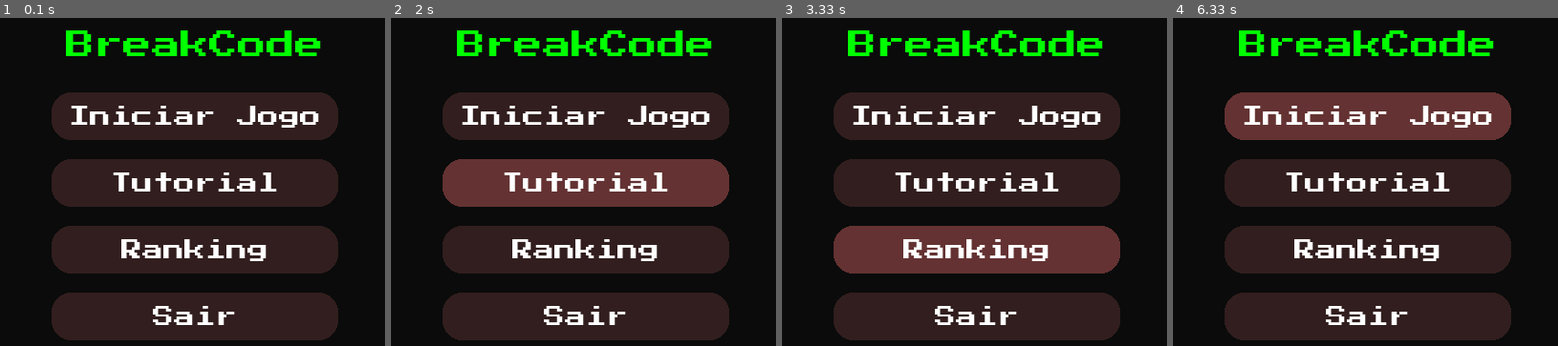
Above: before the commit, frames 1-4 (left to right).
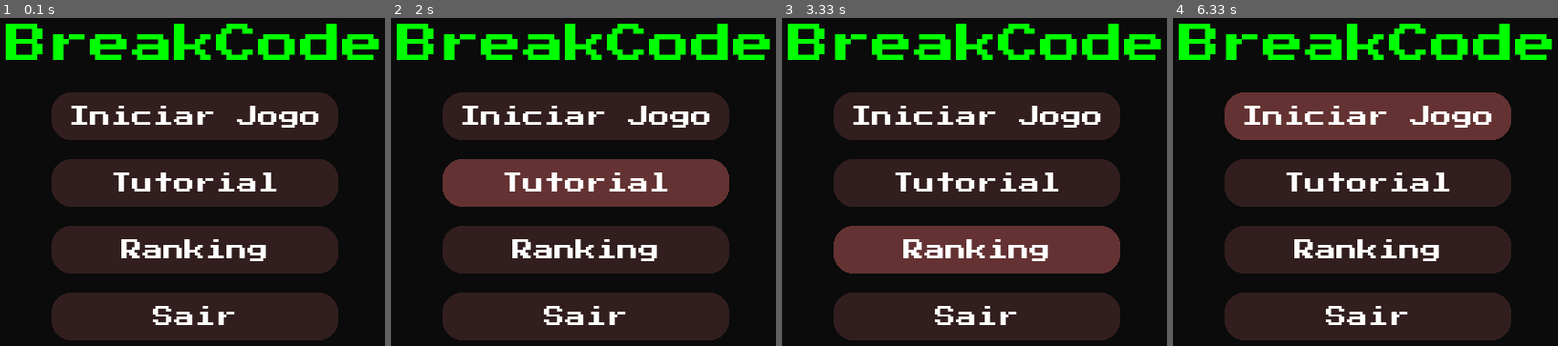
Above: after the commit, the same moments.

Repository: LucasFrts/FESO_pygame
Game: pygame game, started from main.py
Same seed, same stepped clock (60 frames per second), same inputs: the game is played once before the commit and once after it.
Inputs (mouse positions are in pixels of both pictures, inside the frame that each line leads up to):
- Up to frame 1 (0.1 s): no input
- Up to frame 2 (2 s): click "Iniciar Jogo" at 0.38 s; press the mouse at (587, 182) at 0.7 s; move the mouse to (614, 313) at 0.8 s; release the mouse at (outside the picture) at 0.93 s; press the mouse at (587, 116) at 1.03 s; move the mouse to (529, 119) at 1.13 s; release the mouse at (479, 126) at 1.27 s; press the mouse at (587, 116) at 1.37 s; move the mouse to (548, 260) at 1.47 s; release the mouse at (outside the picture) at 1.6 s; click (491, 172) at 1.72 s
- Up to frame 3 (3.33 s): press the mouse at (978, 250) at 2.03 s; move the mouse to (1120, 126) at 2.13 s; release the mouse at (outside the picture) at 2.27 s; click "Iniciar Jogo" at 2.38 s; press the mouse at (978, 250) at 2.7 s; move the mouse to (1066, 191) at 2.8 s; release the mouse at (1163, 136) at 2.93 s; click (1036, 237) at 3.05 s
- Up to frame 4 (6.33 s): press the mouse at (1369, 116) at 3.37 s; move the mouse to (1284, 319) at 3.47 s; release the mouse at (outside the picture) at 3.6 s; click (1315, 136) at 3.72 s; press the mouse at (1369, 250) at 4.03 s; move the mouse to (1261, 142) at 4.13 s; release the mouse at (outside the picture) at 4.27 s; press the mouse at (1369, 316) at 4.87 s; move the mouse to (1353, 290) at 4.97 s; release the mouse at (1342, 260) at 5.1 s; press the mouse at (1369, 316) at 5.2 s; move the mouse to (outside the picture) at 5.3 s; release the mouse at (outside the picture) at 5.43 s; click "Iniciar Jogo" at 6.05 s

The runs differ from the first frame. In frame 1, 5.4% of the frame differs, in the area x 1-99%, y 1-13%; in frame 2, 5.4%; in frame 3, 5.4%; in frame 4, 5.4%.

Commit message:
padronização de cores em settings e padronização de código

Diff:
--- a/config/bootstrap.py
+++ b/config/bootstrap.py
@@ -10,12 +10,13 @@
         pass
 
     def run(self):
-        game = pygame
-        game.init()
+        pygame.init()
+        game        = pygame
 
-        setting = Setting(game)
-        start_menu = StartMenu(pygame, setting)
+        setting     = Setting(game)
+        runtime     = Runtime(setting, game)
 
-        runtime = Runtime(setting, game)
+        start_menu  = StartMenu(pygame, setting)
+
         runtime.start(start_menu)
         return;
--- a/config/setting.py
+++ b/config/setting.py
@@ -3,19 +3,26 @@
     dt = 0
     clock = None
     fonts = None
-
+    colors = None
 
     def __init__(self, pygame):
-        fonts = lambda: None
-        font_path = './assets/fonts/PressStart2P.ttf'
-        fonts.bigger = pygame.font.Font(font_path, 36)
-        fonts.big = pygame.font.Font(font_path, 30)
-        fonts.medium = pygame.font.Font(font_path, 22)
-        fonts.small = pygame.font.Font(font_path, 14)
+        fonts               = lambda: None
+        font_path           = './assets/fonts/PressStart2P.ttf'
+        fonts.bigger        = pygame.font.Font(font_path, 44)
+        fonts.big           = pygame.font.Font(font_path, 30)
+        fonts.medium        = pygame.font.Font(font_path, 22)
+        fonts.small         = pygame.font.Font(font_path, 14)
 
-        self.fonts = fonts
-        self.screen = pygame.display.set_mode((800,800))
-        self.clock = pygame.time.Clock()
-        self.dt = self.clock.tick(60) / 1000
+        colors              = lambda: None
+        colors.white        = (255, 255, 255)
+        colors.green        = (0, 255, 0)
+        colors.brown        = (50, 30, 30)
+        colors.light_brown  = (100, 50, 50)
+
+        self.fonts          = fonts
+        self.colors         = colors
+        self.screen         = pygame.display.set_mode((800,800))
+        self.clock          = pygame.time.Clock()
+        self.dt             = self.clock.tick(60) / 1000
 
         pygame.display.set_caption('BreakCode')
--- a/game/engines/container.py
+++ b/game/engines/container.py
@@ -4,8 +4,8 @@
     entities = []
 
     def __init__(self, pygame, setting):
-        self.setting = setting
-        self.game = pygame
+        self.setting    = setting
+        self.game       = pygame
 
 
     def register(self, entity):
--- a/game/engines/runtime.py
+++ b/game/engines/runtime.py
@@ -5,8 +5,8 @@
     settings = None
 
     def __init__(self, setting, pygame):
-        self.pygame = pygame
-        self.settings = setting
+        self.pygame     = pygame
+        self.settings   = setting
 
     def start(self, *args):
         self.containers = list(args)
--- a/game/entities/button.py
+++ b/game/entities/button.py
@@ -25,7 +25,7 @@
         cor_atual = self.color_hover if self.is_hovered else self.color_btn
         self.game.draw.rect(self.setting.screen, cor_atual, (self.x, self.y, self.width, self.height), border_radius=20)
 
-        texto_surf = self.setting.fonts.medium.render(self.text, True, (255, 255, 255))
+        texto_surf = self.setting.fonts.medium.render(self.text, True, self.setting.colors.white)
         texto_rect = texto_surf.get_rect(center=(self.x + self.width // 2, self.y + self.height // 2))
         self.setting.screen.blit(texto_surf, texto_rect)
 
--- a/game/entities/entity.py
+++ b/game/entities/entity.py
@@ -3,8 +3,8 @@
     on_load = False
     events = []
     def __init__(self, pygame, ondload = False):
-        self.game = pygame
-        self.on_load = ondload
+        self.game       = pygame
+        self.on_load    = ondload
 
     def init(self):
         pass
--- a/game/screens/start.py
+++ b/game/screens/start.py
@@ -4,10 +4,10 @@
 class StartMenu(Container):
     def __init__(self, pygame, setting):
         super().__init__(pygame, setting)
-        startBtn = Button(self.game, self.setting, 250, 200, 300, 50, "Iniciar Jogo", (50, 30, 30), (100, 50, 50), self.startGame)
-        tutorialBtn = Button(self.game, self.setting, 250, 270, 300, 50, "Tutorial", (50, 30, 30), (100, 50, 50), self.openTutorial)
-        rankingBtn = Button(self.game, self.setting, 250, 340, 300, 50, "Ranking", (50, 30, 30), (100, 50, 50), self.openRanking)
-        closeBtn = Button(self.game, self.setting, 250, 410, 300, 50, "Sair", (50, 30, 30), (100, 50, 50), self.close)
+        startBtn    = self.menuButtonFactory(200, "Iniciar Jogo", self.startGame)
+        tutorialBtn = self.menuButtonFactory(270, "Tutorial", self.openTutorial)
+        rankingBtn  = self.menuButtonFactory(340, "Ranking", self.openRanking)
+        closeBtn    = self.menuButtonFactory(410, "Sair", self.close)
 
         self.entities.append(startBtn)
         self.entities.append(tutorialBtn)
@@ -16,11 +16,9 @@
 
     def draw(self):
         self.setting.screen.fill("#0b0b0b")
-        title_text = "BreakCode"
-
-        title_surface = self.setting.fonts.big.render(title_text, True, (0, 255, 0))
-
-        title_rect = title_surface.get_rect(center=(self.setting.screen.get_width() // 2, 150))
+        title_text      = "BreakCode"
+        title_surface   = self.setting.fonts.bigger.render(title_text, True, (0, 255, 0))
+        title_rect      = title_surface.get_rect(center=(self.setting.screen.get_width() // 2, 150))
 
         self.setting.screen.blit(title_surface, title_rect)
 
@@ -37,5 +35,7 @@
         print("Abrir Ranking!")
 
     def close(self):
-        flow = next((flow for flow in self.entities if isinstance(flow, Flow)), None)
-        flow.running = False
+        flow            = next((flow for flow in self.entities if isinstance(flow, Flow)), None)
+        flow.running    = False
+    def menuButtonFactory(self, position_y, text, action):
+        return Button(self.game, self.setting, 250, position_y, 300, 50, text, self.setting.colors.brown, self.setting.colors.light_brown, action)
